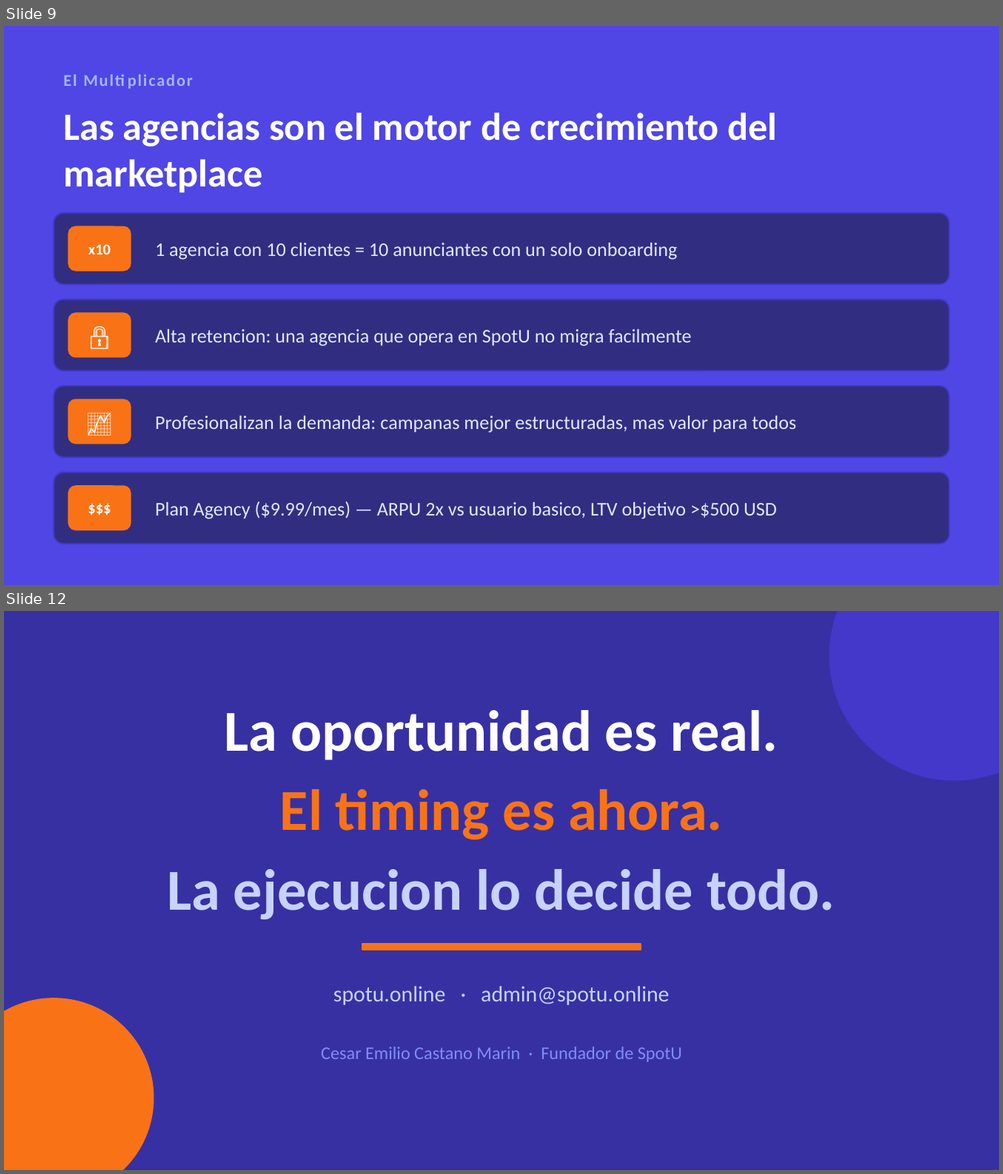
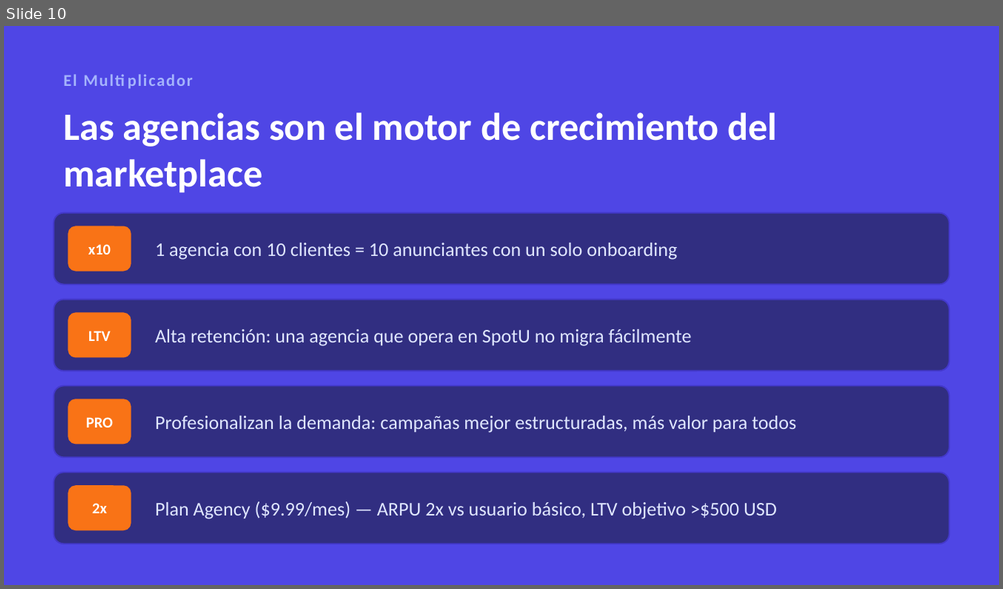
Before and after one commit to SpotU-online-org/spotu-webapp, a slide deck: docs/SpotU_Presentacion.pptx. Shown one above the other, each under a label of ours: slides 9 and 12 before the commit, slide 10 after it; the slides between them are not shown. The pictures are 1003x1174 and 1003x589 pixels, drawn with LibreOffice and Linux fonts; fonts in the diff are those of the drawing. Boxes give left, top, right and bottom in pixels: in the first picture for what was removed or moved away, otherwise in the second. Text is boxed around its words. In the diff, an @@ line names an element or a change of style, - is before the commit and + after.

```diff
--- a/docs/SpotU_Presentacion.pptx
+++ b/docs/SpotU_Presentacion.pptx
@@ slide 12 removed at (x1=4, y1=611, x2=999, y2=1170), background #3730A3 @@
@@ ellipse removed at (x1=830, y1=611, x2=999, y2=780) @@
@@ text removed at (x1=225, y1=710, x2=777, y2=760) @@
-La oportunidad es real.
@@ text removed at (x1=280, y1=789, x2=723, y2=840) @@
-El timing es ahora.
@@ text removed at (x1=167, y1=869, x2=835, y2=920) @@
-La ejecucion lo decide todo.
@@ rectangle removed at (x1=362, y1=944, x2=640, y2=950) @@
@@ text removed at (x1=333, y1=986, x2=669, y2=1005) @@
-spotu.online · admin@spotu.online
@@ ellipse removed at (x1=4, y1=999, x2=153, y2=1170) @@
@@ text removed at (x1=321, y1=1047, x2=682, y2=1062) @@
-Cesar Emilio Castano Marin · Fundador de SpotU
@@ what was slide 9 is now slide 10 @@
@@ slide 10 changed as well @@
@@ text at (x1=88, y1=331, x2=110, y2=341): text changed; size 18 to 11 pt @@
-🔒
+LTV
@@ text at (x1=155, y1=329, x2=691, y2=346): text changed @@
-Alta retencion: una agencia que opera en SpotU no migra facilmente
+Alta retención: una agencia que opera en SpotU no migra fácilmente
@@ text at (x1=86, y1=417, x2=113, y2=428): text changed; size 18 to 11 pt @@
-📈
+PRO
@@ text at (x1=155, y1=416, x2=796, y2=433): text changed @@
-Profesionalizan la demanda: campanas mejor estructuradas, mas valor para todos
+Profesionalizan la demanda: campañas mejor estructuradas, más valor para todos
@@ text at (x1=92, y1=503, x2=107, y2=514): text changed @@
-$$$
+2x
@@ text at (x1=155, y1=502, x2=777, y2=520): text changed @@
-Plan Agency ($9.99/mes) — ARPU 2x vs usuario basico, LTV objetivo >$500 USD
+Plan Agency ($9.99/mes) — ARPU 2x vs usuario básico, LTV objetivo >$500 USD
```
Also in this commit, not shown: 8 other slides changed, 4 slides added, 2 other slides removed, 13 other files.
